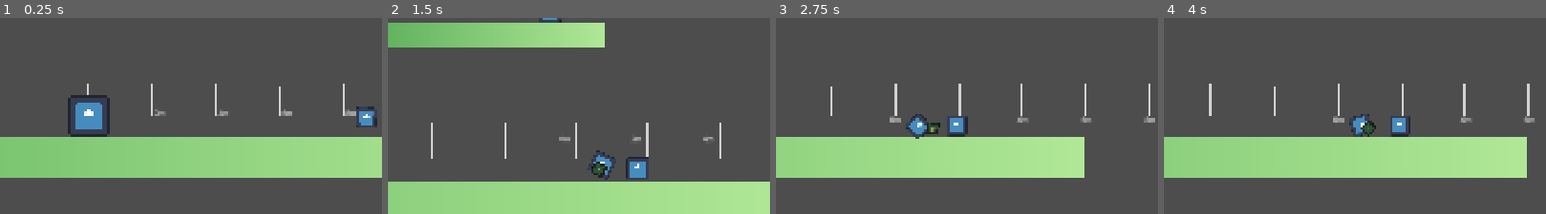
Above: before the commit, frames 1-4 (left to right).
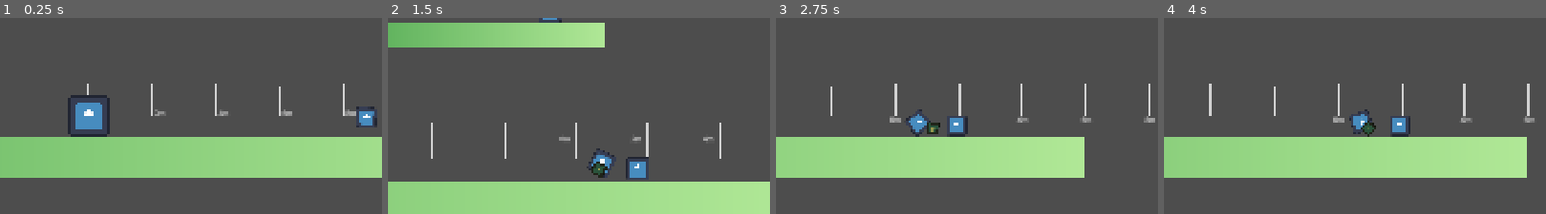
Above: after the commit, the same moments.

Repository: ToxicStarfall/arc-tillery
Game: Godot game, scene res://node.tscn
The game is run twice, just before and just after one commit, with the same random seed, the same clock (stepped at 60 frames per second) and the same inputs. The engine's default icon, where the game draws it, is replaced by a stand-in: a white triangle on a blue panel in a dark square.
Inputs (mouse positions are % of the whole screen's width and height, from its top left):
- Up to frame 1 (0.25 s): no input
- Up to frame 2 (1.5 s): click "FIRE" at 0.5 s; tap Enter at 1.25 s; move the mouse to (72, 40) at 1.27 s; hold Right from 1.28 s (still down); hold Mouse wheel up (zoom_in) from 1.28 s (still down)
- Up to frame 3 (2.75 s): move the mouse to (30, 51) at 2.02 s; release Right at 2.03 s; release Mouse wheel up (zoom_in) at 2.03 s; hold Down from 2.03 s (still down); tap Mouse wheel down (zoom_out) at 2.1 s
- Up to frame 4 (4 s): move the mouse to (60, 22) at 2.77 s; release Down at 2.78 s; hold Right 2.78-3.53 s; tap Alt at 2.85 s; move the mouse to (45, 67) at 3.52 s; hold Up from 3.53 s (still down); tap Shift at 3.6 s
The pictures show only the part of the screen within x 38-88%, y 21-70%; the shares and areas given below are measured in that part.

The runs differ from the first frame. In frame 1, less than 0.1% of the frame differs, in the area x 96-97%, y 50-51%; in frame 2, 0.2%; in frame 3, 0.3%, in the area x 34-41%, y 46-62%; in frame 4, 0.2%.

Commit message:
Organizing files and scripts

Diff:
--- a/game.gd
+++ b/game.gd
@@ -1,12 +1,12 @@
 extends Node
 
 
-const PIXELS_PER_METER = 100
-
 var UI: CanvasLayer
 var World: Node2D
+var Camera: Camera2D
 
-var Camera: Camera2D
+
+const PIXELS_PER_METER = 100
 
 const gunpowder_default := 10.0
 var gunpowder_level := gunpowder_default
--- a/node.tscn
+++ b/node.tscn
@@ -6,7 +6,7 @@
 [ext_resource type="Script" uid="uid://djijp1pbptio4" path="res://game_screen.gd" id="3_bss38"]
 [ext_resource type="PackedScene" uid="uid://by7e1tj1gqa6q" path="res://weapon.tscn" id="4_e2u21"]
 [ext_resource type="Script" uid="uid://bvlrdqs188dct" path="res://line_2d.gd" id="5_qn3nj"]
-[ext_resource type="PackedScene" uid="uid://b5rxgcprihlhu" path="res://destructable_object.tscn" id="6_tda05"]
+[ext_resource type="PackedScene" uid="uid://b5rxgcprihlhu" path="res://world/objects/destructable_object.tscn" id="6_tda05"]
 [ext_resource type="Script" uid="uid://cx6jxb8wkqt2f" path="res://star.gd" id="8_l6pdb"]
 
 [sub_resource type="StyleBoxEmpty" id="StyleBoxEmpty_nxiqb"]
@@ -77,30 +77,6 @@
 
 [sub_resource type="StyleBoxEmpty" id="StyleBoxEmpty_j2q8x"]
 
-[sub_resource type="Gradient" id="Gradient_tda05"]
-offsets = PackedFloat32Array(0.9, 0.95)
-colors = PackedColorArray(1, 1, 1, 0, 1, 1, 1, 0.5)
-metadata/_snap_enabled = true
-metadata/_snap_count = 20
-
-[sub_resource type="FastNoiseLite" id="FastNoiseLite_qn3nj"]
-noise_type = 2
-fractal_type = 0
-fractal_lacunarity = 7.295
-fractal_gain = 3.61
-fractal_weighted_strength = 0.23
-fractal_ping_pong_strength = 6.645
-cellular_distance_function = 1
-cellular_jitter = 0.0
-cellular_return_type = 6
-
-[sub_resource type="NoiseTexture2D" id="NoiseTexture2D_l6pdb"]
-width = 1920
-height = 1080
-noise = SubResource("FastNoiseLite_qn3nj")
-color_ramp = SubResource("Gradient_tda05")
-seamless = true
-
 [sub_resource type="PhysicsMaterial" id="PhysicsMaterial_qn3nj"]
 
 [sub_resource type="Gradient" id="Gradient_j2q8x"]
@@ -108,20 +84,6 @@
 
 [sub_resource type="GradientTexture1D" id="GradientTexture1D_112p8"]
 gradient = SubResource("Gradient_j2q8x")
-
-[sub_resource type="Gradient" id="Gradient_qn3nj"]
-colors = PackedColorArray(0.16928667, 0.67, 0.16080001, 1, 0.5309233, 0.83, 0.44819996, 1)
-
-[sub_resource type="FastNoiseLite" id="FastNoiseLite_f0urt"]
-noise_type = 3
-frequency = 0.1
-domain_warp_frequency = -0.795
-
-[sub_resource type="NoiseTexture2D" id="NoiseTexture2D_jfkdj"]
-width = 1024
-height = 128
-noise = SubResource("FastNoiseLite_f0urt")
-color_ramp = SubResource("Gradient_qn3nj")
 
 [sub_resource type="WorldBoundaryShape2D" id="WorldBoundaryShape2D_bss38"]
 
@@ -427,17 +389,6 @@
 
 [node name="World" type="Node2D" parent="."]
 
-[node name="Parallax2D" type="Parallax2D" parent="World"]
-visible = false
-scroll_offset = Vector2(33, 24)
-repeat_size = Vector2(1920, 1080)
-repeat_times = 3
-screen_offset = Vector2(1920, 0)
-
-[node name="CellularNoiseGrid" type="Sprite2D" parent="World/Parallax2D"]
-position = Vector2(937, 406)
-texture = SubResource("NoiseTexture2D_l6pdb")
-
 [node name="Ground" type="StaticBody2D" parent="World"]
 position = Vector2(9, 1086)
 collision_mask = 0
@@ -447,11 +398,6 @@
 position = Vector2(519.4999, -62.99994)
 scale = Vector2(10.878906, 128.00009)
 texture = SubResource("GradientTexture1D_112p8")
-
-[node name="Sprite2D2" type="Sprite2D" parent="World/Ground"]
-visible = false
-position = Vector2(256, -62)
-texture = SubResource("NoiseTexture2D_jfkdj")
 
 [node name="CollisionShape2D" type="CollisionShape2D" parent="World/Ground"]
 position = Vector2(320.49994, -129)
--- a/star.gd
+++ b/star.gd
@@ -9,11 +9,9 @@
 	#print(sin(10 * delta) * 0.1)
 	#position.y += sin(delta * 1.0) * 10
 	time += delta * 1.0
-	position.y += sin(time) * 0.25
-	pass
+	position.y += sin(time) * 0.15
 
 
 func _on_body_entered(body: Node2D) -> void:
 	if body is Projectile:
 		print("hit")
-	pass # Replace with function body.
--- a/destructable_object.tscn
+++ b/world/objects/destructable_object.tscn
@@ -1,6 +1,6 @@
 [gd_scene load_steps=5 format=3 uid="uid://b5rxgcprihlhu"]
 
-[ext_resource type="Script" uid="uid://vbcv8jup0c5o" path="res://destructable_object.gd" id="1_0pvva"]
+[ext_resource type="Script" uid="uid://vbcv8jup0c5o" path="res://world/objects/destructable_object.gd" id="1_0pvva"]
 [ext_resource type="Texture2D" uid="uid://bo3oviax17up3" path="res://icon.svg" id="2_4pygh"]
 
 [sub_resource type="PhysicsMaterial" id="PhysicsMaterial_0pvva"]
Not shown: 1 places in node.tscn that only renumber resources
Renamed: destructable_object.gd -> world/objects/destructable_object.gd
Renamed: destructable_object.gd.uid -> world/objects/destructable_object.gd.uid
